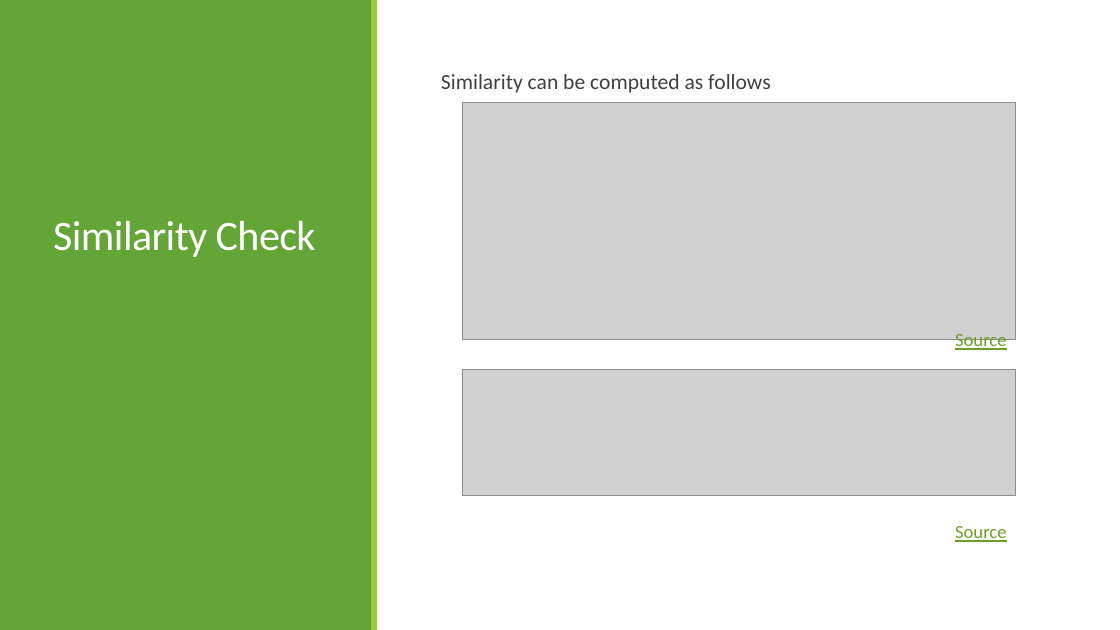
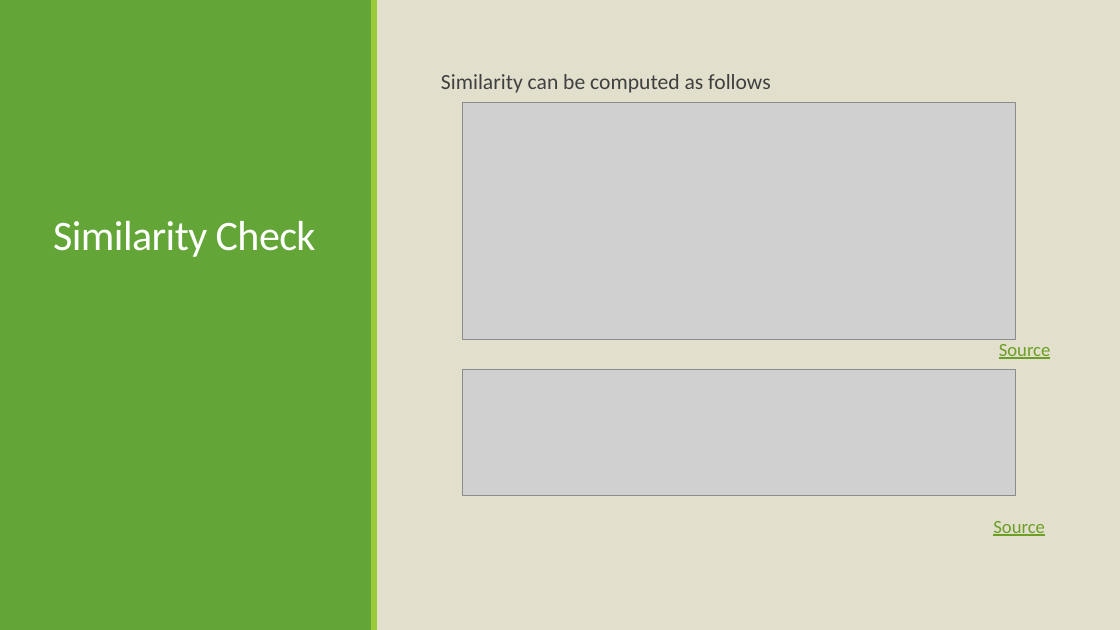
Before and after one commit to ChrisAlex2104/-Recommendation-using-Collaborative-Filtering, a slide deck: slide 5 of AI presentation.pptx. Drawn at 1120x630 pixels with LibreOffice and Linux fonts; fonts in the diff are those of the drawing; grey boxes stand for pictures. Boxes give left, top, right and bottom in pixels: in the first picture for what was removed or moved away, otherwise in the second. Text is boxed around its words. In the diff, an @@ line names an element or a change of style, - is before the commit and + after.

```diff
--- a/AI presentation.pptx
+++ b/AI presentation.pptx
@@ background #FFFFFF to #E2DFCC @@
@@ text "Source": place and size @@
-text "Source" at box(955, 334, 1007, 352)
+text "Source" at box(999, 344, 1051, 359)
@@ text "Source": place and size @@
-text "Source" at box(955, 526, 1007, 542)
+text "Source" at box(993, 521, 1045, 536)
```
Also in this commit, not shown: 3 other slides changed, 3 slides added, 1 other file.
